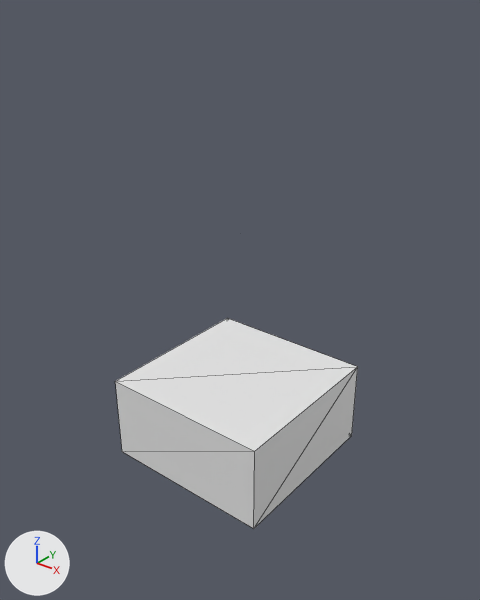
An edit to the OBJ model files/game/chessMaster/game/chineseChess/model/chessmodel/cube.obj, drawn before and after from the same camera.
The view is the same before and after, from a 50 mm camera at (20.6, -25.7, 25.7) aimed at (0.5, -0.6, 10.1). Every picture has the same lights, and +X, +Y and +Z are marked at lower left. Mesh edges are drawn as thin lines. Where no turn or scale is listed for an object, it has been applied to the vertices.
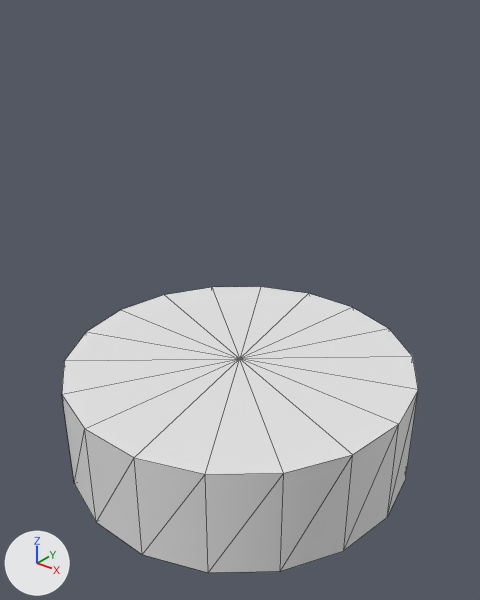
What differs and where, as boxes [x1, y1, x2, y2] in the pictures (480 x 600 px):
'cube', reshaped: before [115, 318, 358, 529]; after [62, 287, 418, 573]
part 1 of me_cube, added: after [62, 287, 418, 573]
part 2 of me_cube, deleted: before [115, 318, 358, 529]

The change, as a list of edits to the scene's bpy script:
```text
Change me_cube:
    where me_cube.from_pydata(...)  # 12 vertices, 14 faces; spans x -5.01..4.99, y -5.06..4.94, z 0.0..13.57
    used by ob_cube; location = (0.0, 0.0, 0.0)
    me_cube part 1: a new loose piece, an 18-sided cylinder along z spanning x -10.0..10.0, y -9.85..9.85, z 0.0..6.0
    me_cube part 2: the loose piece of 8 vertices spanning x -5.01..4.99, y -5.06..4.94, z 0.0..5.0 is deleted
```
